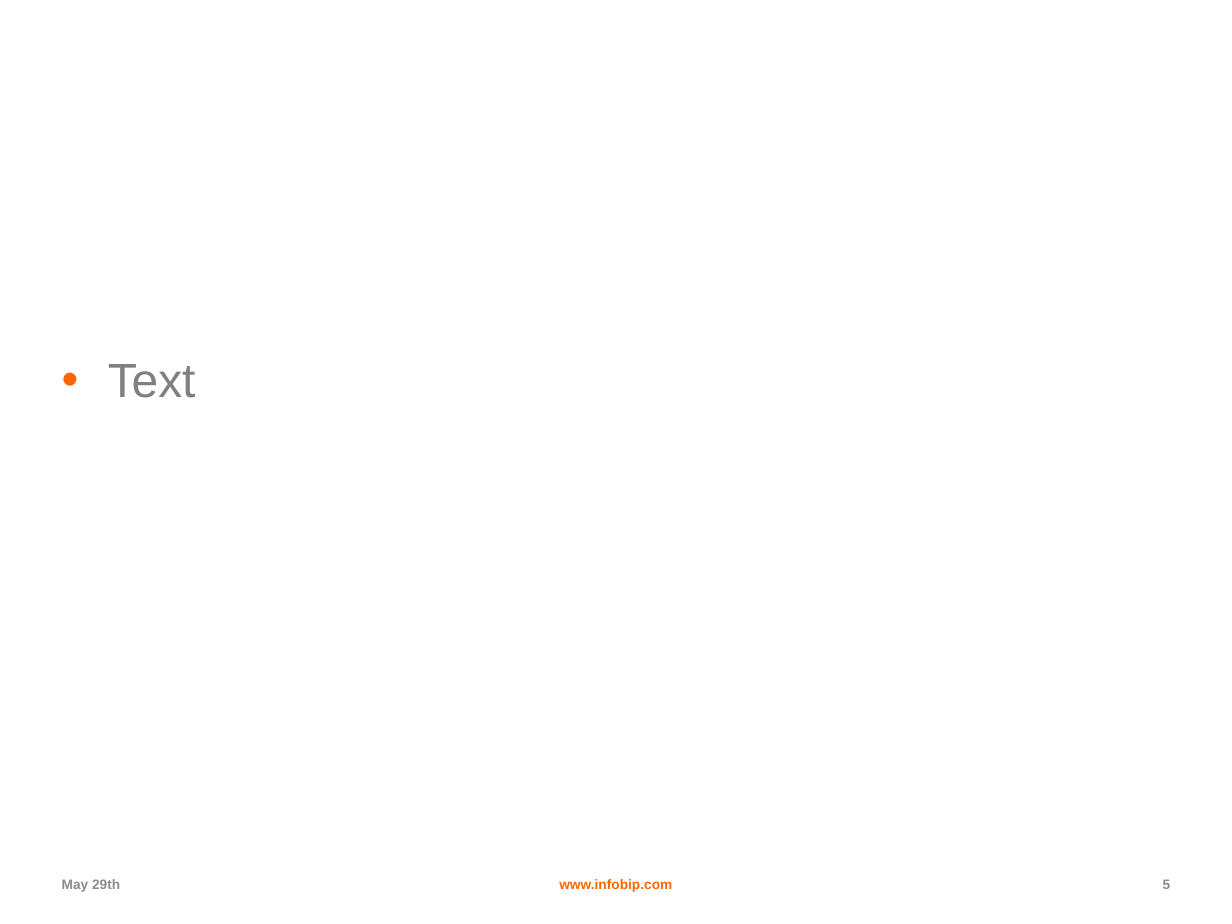
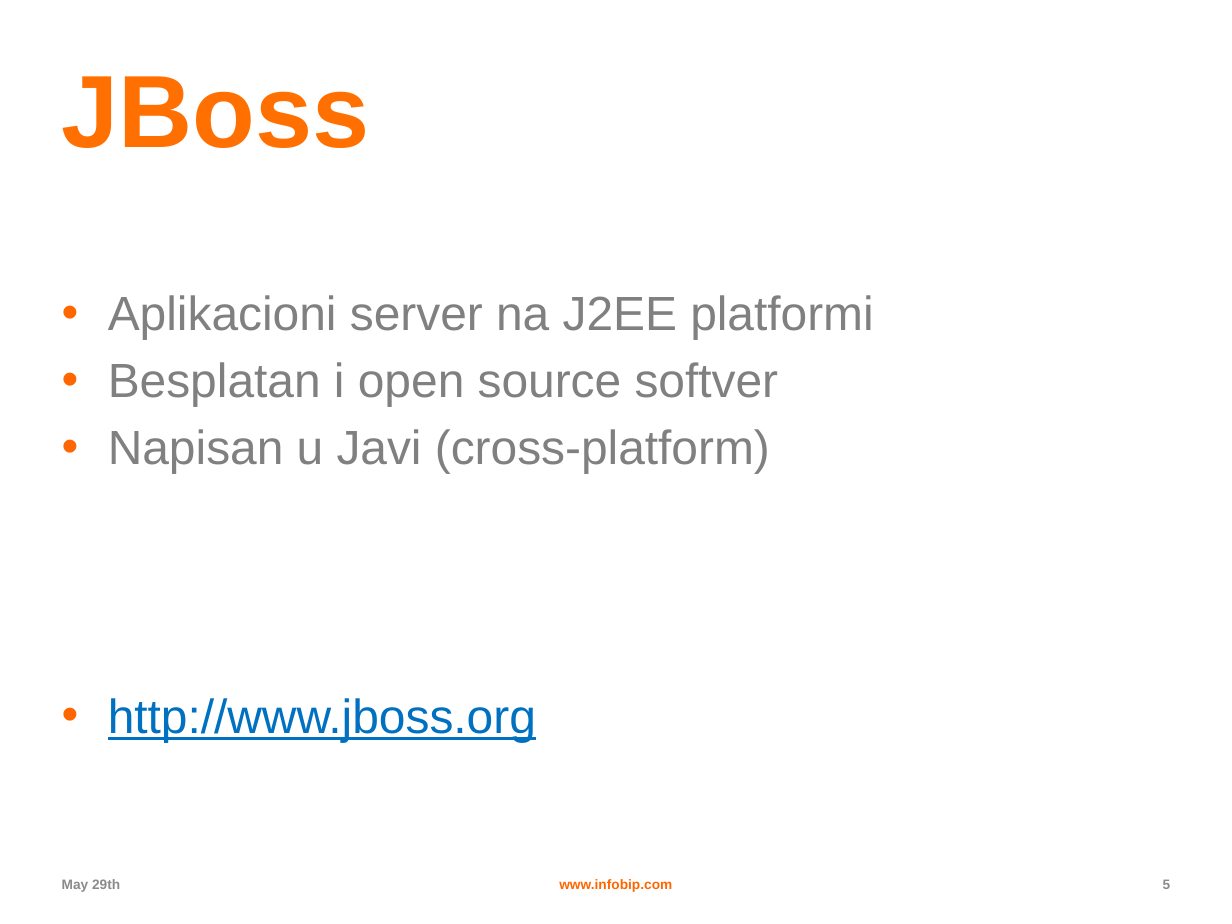
Before and after one commit to dimce011/campus201305, a slide deck: slide 5 of mpayments-help/mpayments-help-repo-rest/src/main/resources/template - Tehnologije.pptx. Drawn at 1232x924 pixels with LibreOffice and Linux fonts; fonts in the diff are those of the drawing; background and template pictures are left out. Boxes give left, top, right and bottom in pixels: in the first picture for what was removed or moved away, otherwise in the second. Text is boxed around its words. In the diff, an @@ line names an element or a change of style, - is before the commit and + after.

```diff
--- a/mpayments-help/mpayments-help-repo-rest/src/main/resources/template - Tehnologije.pptx
+++ b/mpayments-help/mpayments-help-repo-rest/src/main/resources/template - Tehnologije.pptx
@@ title added at <box>62,76,370,148</box>, 60 pt, text #FF7000, bold @@
+JBoss
@@ text at <box>108,295,873,742</box>: text changed @@
-• Text
+• Aplikacioni server na J2EE platformi
+• Besplatan i open source softver
+• Napisan u Javi (cross-platform)
+• http://www.jboss.org
```
Also in this commit, not shown: 4 other slides changed, 1 slide added.
